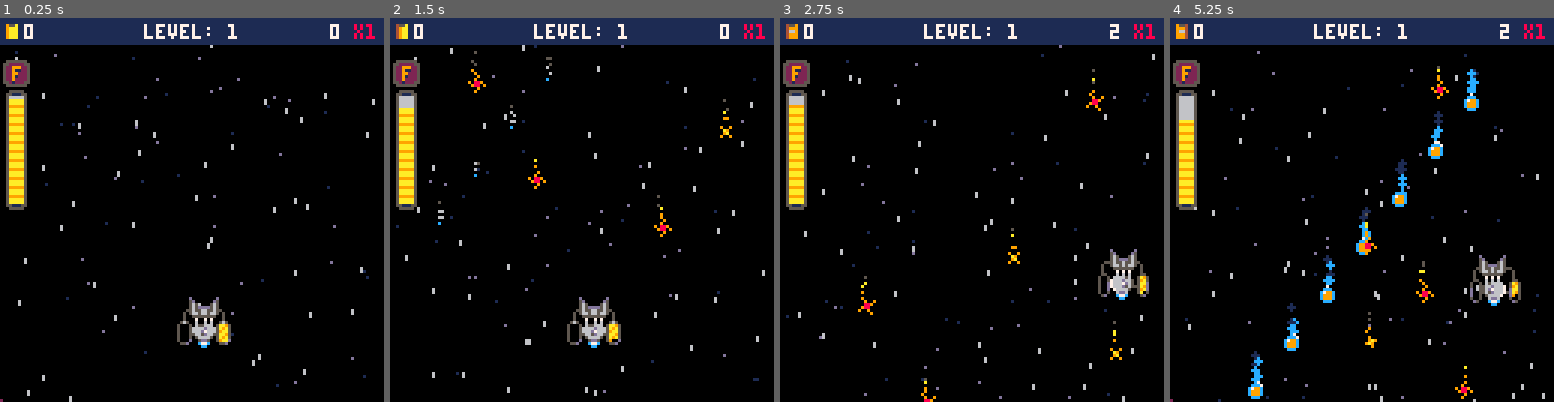
Above: before the commit, frames 1-4 (left to right).
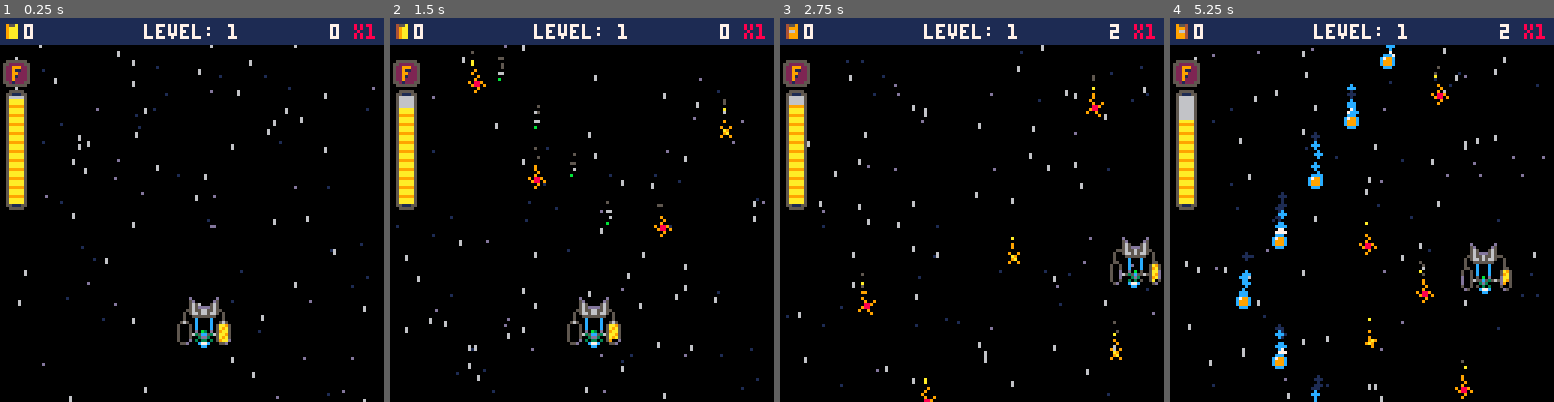
Above: after the commit, the same moments.

Repository: jacobneal65/drop-p8
Game: PICO-8 cartridge drop.p8
Two runs of this game, one before a commit and one after it. Both use one fixed random seed, a clock stepped at 60 frames per second and the inputs below.
Inputs:
- Up to frame 1 (0.25 s): no input
- Up to frame 2 (1.5 s): no input
- Up to frame 3 (2.75 s): hold Right 1.6-2.1 s; hold Up 2.15-2.42 s; hold Right from 2.47 s (still down)
- Up to frame 4 (5.25 s): release Right at 3.03 s; hold Left 3.08-3.58 s; hold Down 3.63-3.97 s; hold Right 4.02-4.68 s; hold Up 4.73-5.03 s; hold Left from 5.08 s (still down)

The runs differ from the first frame. In frame 1, 1.5% of the frame differs, in the area x 0-98%, y 7-100%; in frame 2, 1.9%; in frame 3, 2.9%; in frame 4, 6.2%.

Commit message:
updated colors for preview

Diff:
--- a/drop.p8
+++ b/drop.p8
@@ -7,7 +7,7 @@
 function _init()
 	music(1)
 	level=1
-	wave=7
+	wave=1
 	t=0
 	debug={""}
 	effects={}
@@ -21,7 +21,7 @@
 	--player
 	p_x=64
 	p_y=100
-	p_spd=2
+	p_spd=2.5
 	--player offset l,r,b,t
 	p_o={-1,8,1,-7}
 
@@ -30,16 +30,14 @@
 	t_spr=64 --fruit sprite
 	t_ybnd=128--lower y bound
 	t_uybnd=-11--upper y bound
-	t_grav=2
-	grav=2
+	t_grav=2.5
+	grav=2.5
 
 	b_arr={}--bezier array
 	--pattern,sx,end_x,bez_arr
 	levels={
 		{{9,80,80},{7,80,80},{0,8,64},{1,64,120},{0,8,64},{9,80,80},{7,80,80}},
 		{{2,64,64},{3,0,10},{2,64,64},{3,0,10},{4,48,80},{5,32,64,{64,-10,-40,32,64,140}},{5,32,64,{64,-10,168,32,64,140}}},
-
-
 
 	}
 
@@ -54,7 +52,8 @@
 	fuel=110--red tank
 	fuel_mx=110
 	low_fuel=false
-	fuel_mask_r=90
+	fuel_mask_mx=91
+	fuel_mask_r=fuel_mask_mx
 	fl_ani=false
 	fl_spr=52
 	fl_tmr=0
@@ -79,7 +78,7 @@
 	for i=1,100 do
 		add(starx,flr(rnd(128)))
 		add(stary,flr(rnd(128)))
-		add(starspd,rnd(1.5)+0.5)
+		add(starspd,rnd(2)+0.5)
 	end
 
 	--spinning score
@@ -169,14 +168,13 @@
 	draw_fuel()
 	drw_fruit()
 	drw_points()
-
 end
 
 function drw_circ_mask()
 	if low_fuel then
 		fuel_mask_r=max(fuel_mask_r-1,79)
 	else
-		fuel_mask_r=min(fuel_mask_r+1,90)
+		fuel_mask_r=min(fuel_mask_r+1,fuel_mask_mx)
 	end
 	circfill(64,64,fuel_mask_r+sin(time()),2 | 0x1800)
 end
@@ -184,7 +182,7 @@
 function drw_dots()
 	--dots line
 	for d in all(dots) do
-		pset(d.x+4,d.y+4,12)
+		pset(d.x+4,d.y+4,11)
 		fire(d.x+5,d.y+5,0,-0.5,1,2,f2c)
 	end
 end
@@ -270,7 +268,7 @@
 function drw_points()
 	rectfill(0,0,128,8,1)
 	local _lvl="level: "..level
-	print(_lvl,hcenter(_lvl),2,7)
+ print(_lvl,hcenter(_lvl),2,7)
 	--points
 	spr(get_frame(ss_ani,2),0,0)
 	print(points,8,2,7)
@@ -851,7 +849,7 @@
 			level+=1
 			_upd=upd_level
 			_drw=drw_level
-			fuel_mask_r=90
+			fuel_mask_r=fuel_mask_mx
 			init_fruitlet()
 			init_fruit_wave()
 
Not shown, changed: 24 lines of the sprite sheet (__gfx__) section of drop.p8
